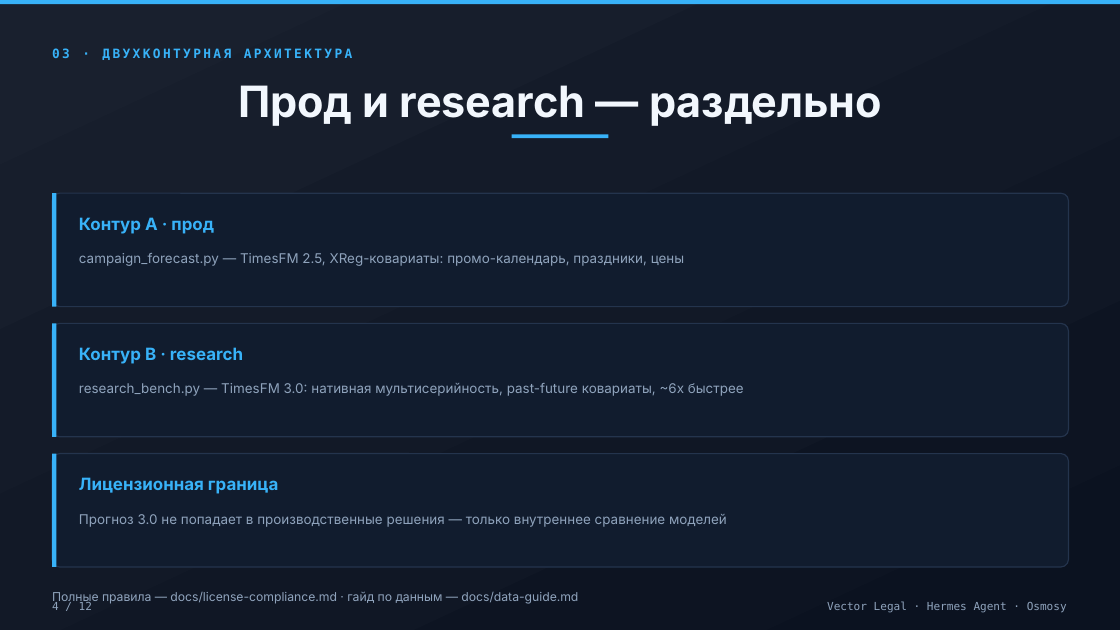
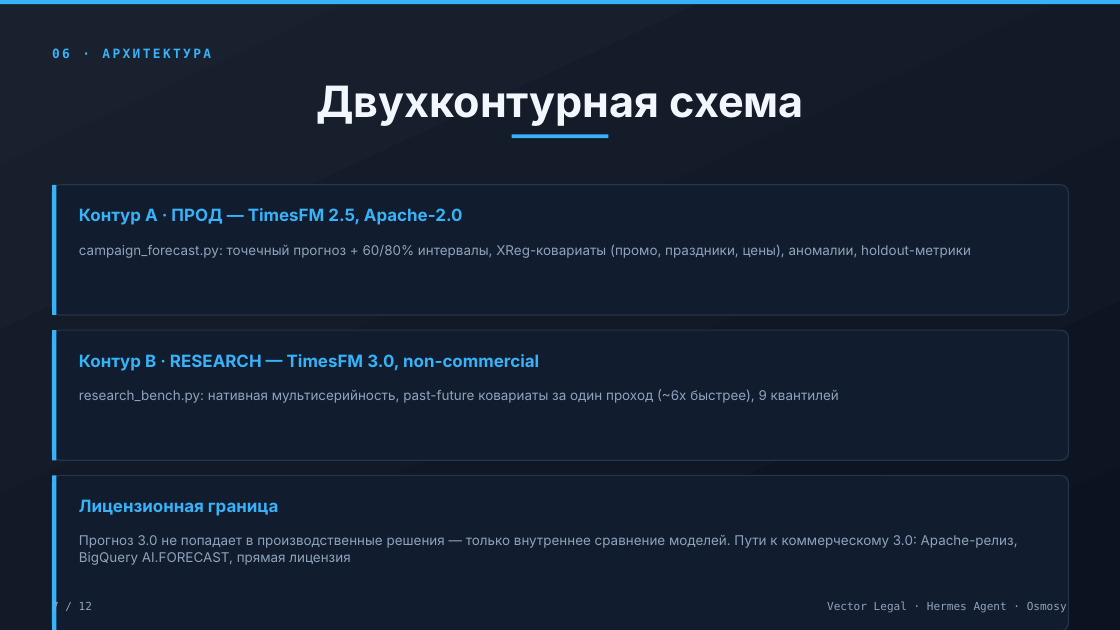
Before and after one commit to Osmosy/vector-prediction, a slide deck: slide 7 of docs/vector-prediction-obsidian-neon.pptx (slide 4 before the commit). Drawn at 1120x630 pixels with LibreOffice and Linux fonts; fonts in the diff are those of the drawing. Boxes give left, top, right and bottom in pixels: in the first picture for what was removed or moved away, otherwise in the second. Text is boxed around its words. In the diff, an @@ line names an element or a change of style, - is before the commit and + after.

Commit message:
docs: презентация расширена до 13 слайдов — проблема, решение, данные, лицензия, бенчмарк, выход, каденция, roadmap

```diff
--- a/docs/vector-prediction-obsidian-neon.pptx
+++ b/docs/vector-prediction-obsidian-neon.pptx
@@ text at (x1=52, y1=48, x2=211, y2=58): text changed @@
-03 · ДВУХКОНТУРНАЯ АРХИТЕКТУРА
+06 · АРХИТЕКТУРА
@@ text at (x1=316, y1=85, x2=804, y2=126): text changed @@
-Прод и research — раздельно
+Двухконтурная схема
@@ rounded rectangle resized from (x1=52, y1=193, x2=1069, y2=307) to (x1=52, y1=185, x2=1069, y2=315) @@
@@ rectangle resized from (x1=52, y1=193, x2=56, y2=307) to (x1=52, y1=185, x2=56, y2=315) @@
@@ text at (x1=79, y1=208, x2=463, y2=225): text changed @@
-Контур A · прод
+Контур A · ПРОД — TimesFM 2.5, Apache-2.0
@@ text at (x1=79, y1=244, x2=971, y2=258): text changed @@
-campaign_forecast.py — TimesFM 2.5, XReg-ковариаты: промо-календарь, праздники, цены
+campaign_forecast.py: точечный прогноз + 60/80% интервалы, XReg-ковариаты (промо, праздники, цены), аномалии, holdout-метрики
@@ rounded rectangle resized from (x1=52, y1=323, x2=1069, y2=437) to (x1=52, y1=330, x2=1069, y2=460) @@
@@ rectangle resized from (x1=52, y1=323, x2=56, y2=437) to (x1=52, y1=330, x2=56, y2=460) @@
@@ text at (x1=79, y1=354, x2=539, y2=371): text changed @@
-Контур B · research
+Контур B · RESEARCH — TimesFM 3.0, non-commercial
@@ text at (x1=79, y1=389, x2=839, y2=403): text changed @@
-research_bench.py — TimesFM 3.0: нативная мультисерийность, past-future ковариаты, ~6x быстрее
+research_bench.py: нативная мультисерийность, past-future ковариаты за один проход (~6x быстрее), 9 квантилей
@@ proportions changed in 3 elements at (x1=52, y1=185, x2=1069, y2=315), (x1=52, y1=330, x2=1069, y2=460), (x1=52, y1=476, x2=1069, y2=630) @@
@@ rounded rectangle resized from (x1=52, y1=454, x2=1069, y2=567) to (x1=52, y1=476, x2=1069, y2=630) @@
@@ rectangle resized from (x1=52, y1=454, x2=56, y2=567) to (x1=52, y1=476, x2=56, y2=630) @@
@@ text "Лицензионная граница" moved from (x1=79, y1=477, x2=278, y2=494) to (x1=79, y1=499, x2=278, y2=516) @@
@@ text at (x1=79, y1=535, x2=1018, y2=565): text changed @@
-Прогноз 3.0 не попадает в производственные решения — только внутреннее сравнение моделей
+Прогноз 3.0 не попадает в производственные решения — только внутреннее сравнение моделей. Пути к коммерческому 3.0: Apache-релиз, BigQuery AI.FORECAST, прямая лицензия
@@ text removed at (x1=52, y1=592, x2=578, y2=605) @@
-Полные правила — docs/license-compliance.md · гайд по данным — docs/data-guide.md
@@ text at (x1=52, y1=602, x2=92, y2=614): text changed @@
-4 / 12
+7 / 12
```
Also in this commit, not shown: 2 other slides changed, 9 slides added, 1 slide removed, 2 other files.
